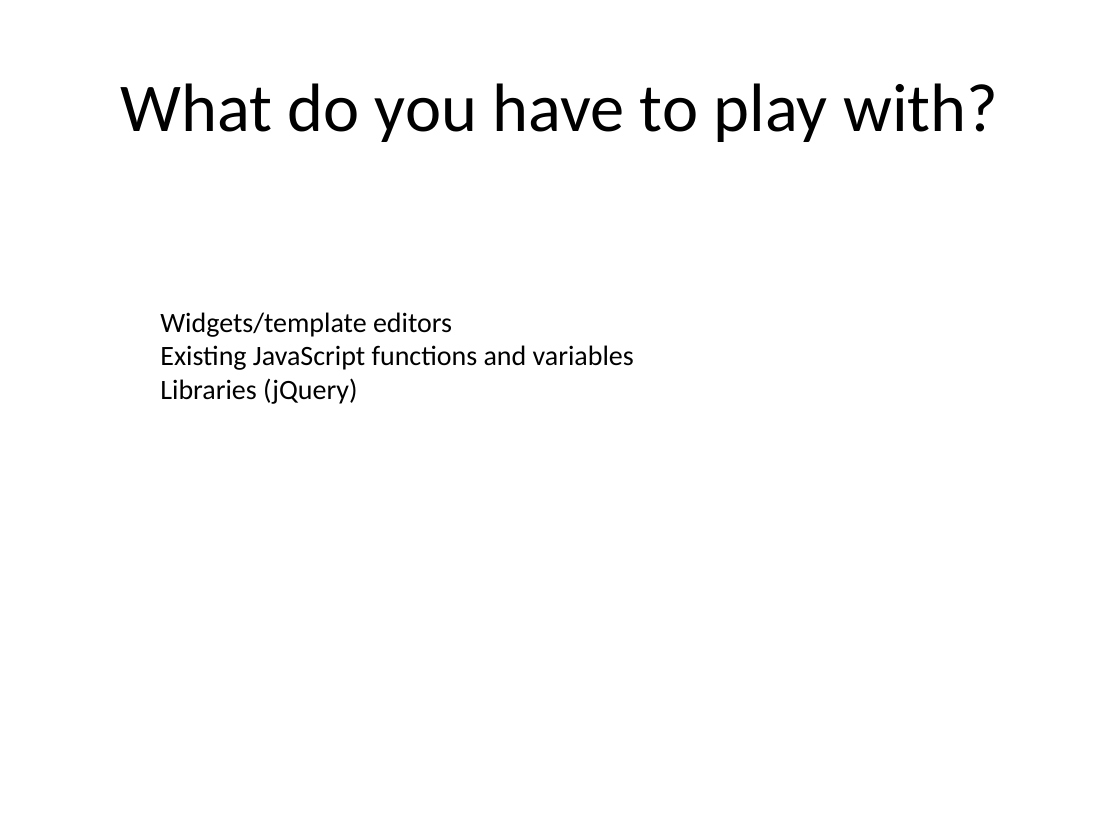
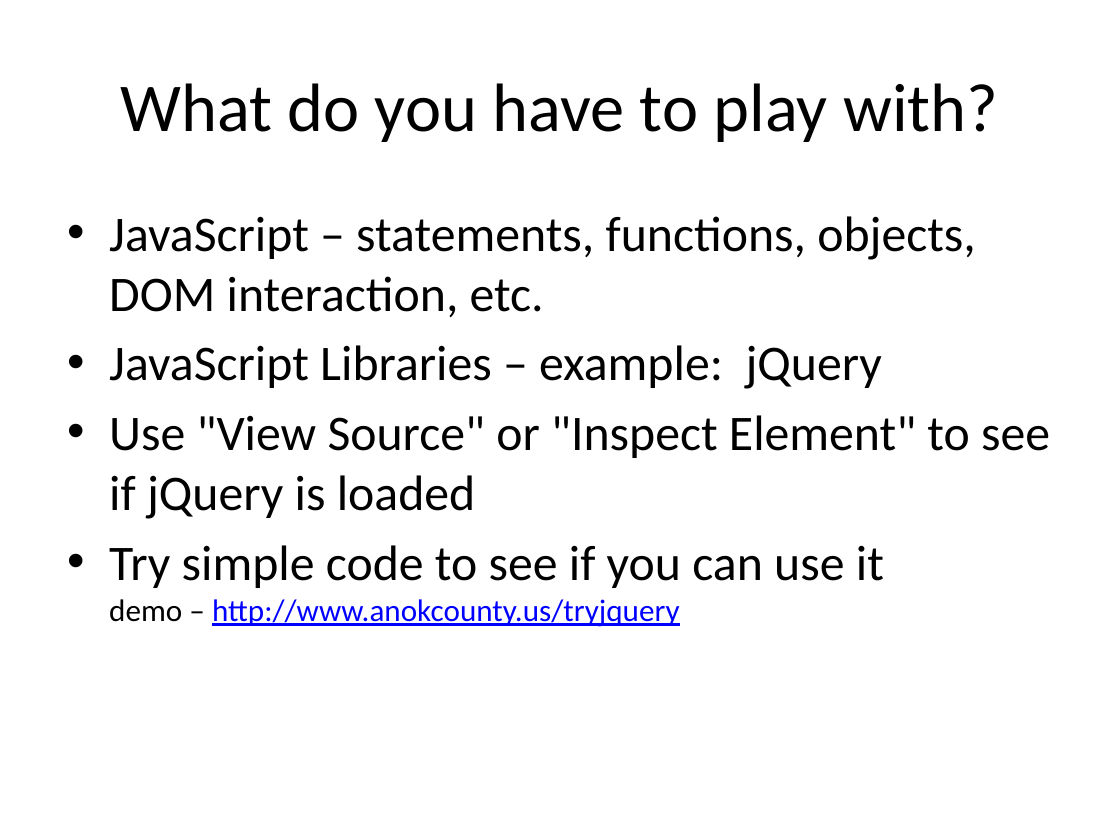
Before and after one commit to paul-burtness/webdevmojo, a slide deck: slide 12 of webdevmojo.pptx (slide 9 before the commit). Drawn at 1120x840 pixels with LibreOffice and Linux fonts; fonts in the diff are those of the drawing. Boxes give left, top, right and bottom in pixels: in the first picture for what was removed or moved away, otherwise in the second. Text is boxed around its words. In the diff, an @@ line names an element or a change of style, - is before the commit and + after.

Commit message:
Added demo references, sample code files

```diff
--- a/webdevmojo.pptx
+++ b/webdevmojo.pptx
@@ text added at <box>109,216,1050,627</box>, 32 pt, text #000000 @@
+• JavaScript – statements, functions, objects, DOM interaction, etc.
+• JavaScript Libraries – example: jQuery
+• Use "View Source" or "Inspect Element" to see if jQuery is loaded
+• Try simple code to see if you can use it
+  demo – http://www.anokcounty.us/tryjquery
@@ text removed at <box>160,312,634,404</box> @@
-Widgets/template editors
-Existing JavaScript functions and variables
-Libraries (jQuery)
```
Also in this commit, not shown: 11 other slides changed, 6 slides added, 2 slides removed, 2 other files.
